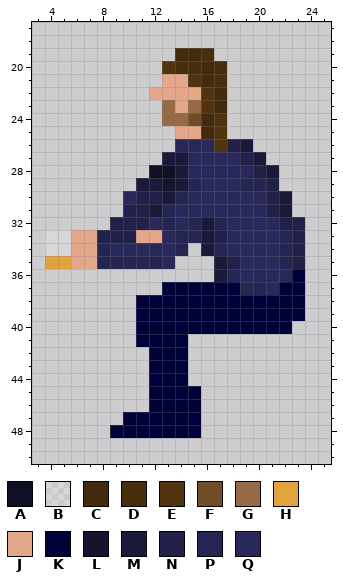
Pixel-art sprite -- Assets/Backdrops/Kitchen_Imperfect/Things/Joshua_Lebendig.png. Above, as it was before the edit.
The file is 47x51 pixels. Pixels under 10% opacity are left out. Colours within 5 levels of each other are drawn and written as one. Shown: x 3..25, y 17..50.
Palette (. is transparent): A #101024  B #ffffff32  C #422a0c  D #492e0e  E #51340f  F #714c29  G #966947  H #e2a33d  J #e5a789  K #000038  L #14142d  M #191939  N #202048  P #252553  Q #28285a
Pixels before, first column x 4:
19 ..........CCD.......
20 .........EDDCD......
21 .........JJECD......
22 ........JJJJEC......
23 .........GJGEC......
24 .........GGFCE......
25 ..........JJCE......
26 ..........QQQENM....
27 .........MMQQQQNM...
28 ........AAMQQQQQNM..
29 .......MMLMPQQQPPN..
30 ......QNNMPQQQQQQNM.
31 ......NNMPQQQQQQQNM.
32 .....NNNQPQPMPQQQQNN
33 BBJJNNNJJQPPMNQQQQPN
34 BBJJPQQQQQP.MPQQQQPN
35 HHJJPPPPPQ...MNQQQPN
36 .............MPQQQQK
37 .........KKKKKKPPQKK
38 .......KKKKKKKKKKKKK
39 .......KKKKKKKKKKKKK
40 .......KKKKKKKKKKKK.
41 .......KKKK.........
42 ........KKK.........
43 ........KKK.........
44 ........KKK.........
45 ........KKKK........
46 ........KKKK........
47 ......KKKKKK........
48 .....KKKKKKK........
And afterwards:
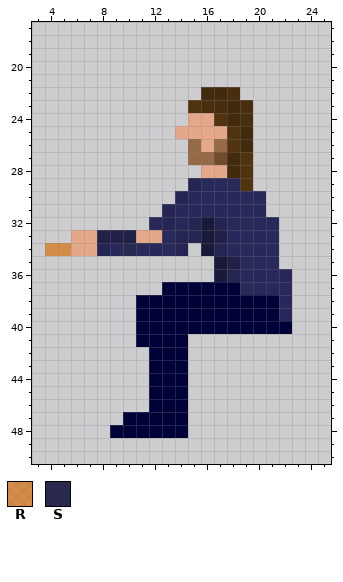
Colours new in this view: R #d57213b6  S #202048f1
Diff:
Colour C is added in rows 23 to 24 at x 18; in row 25 at x 19.
Colour C replaces colour E in row 22 at x 16.
Colour C replaces colour M in row 26 at x 19.
Colour C replaces colour Q in rows 27 to 28 at x 18.
Colour D is added in row 22 at x 18; in rows 23 to 24 at x 19.
Colour D replaces colour C in row 23 at x 17.
Colour D replaces colour E in row 23 at x 16.
Colour E is added in row 25 at x 18.
Colour E replaces colour G in row 23 at x 15.
Colour E replaces colour N in row 26 at x 18; in row 27 at x 19.
Colour E replaces colour P in row 29 at x 19.
Colour E replaces colour Q in row 28 at x 19.
Colour F replaces colour Q in row 27 at x 17.
Colour G replaces colour E in row 26 at x 17.
Colour G replaces colour Q in row 26 at x 15; in row 27 at x 15 to 16.
Colour J replaces colour C in rows 24 to 25 at x 16.
Colour J replaces colour E in row 25 at x 17.
Colour J replaces colour F in row 24 at x 15.
Colour J replaces colour Q in row 26 at x 16; in row 28 at x 16 to 17.
Colour Q replaces colour K in rows 37 to 39 at x 22.
Colour Q replaces colour P in row 37 at x 19 to 20.
Colour R replaces colour B in row 34 at x 4 to 5.
Colour S replaces colour Q in row 34 at x 10.
The author cleared colour A in row 28 at x 12 to 13.
The author cleared colour B in row 33 at x 4 to 5.
The author cleared colour C in row 19 at x 14 to 15; in rows 20 to 21 at x 16.
The author cleared colour D in row 19 at x 16; in row 20 at x 14 to 15 and 17; in row 21 at x 17.
The author cleared colour E in row 20 at x 13; in row 21 at x 15.
The author cleared colour G in row 23 at x 13; in row 24 at x 13 to 14.
The author cleared colour H in row 35 at x 4 to 5.
The author cleared colour J in row 21 at x 13 to 14; in row 22 at x 12 to 15; in row 23 at x 14; in row 35 at x 6 to 7.
The author cleared colour K in rows 36 to 39 at x 23; in rows 45 to 48 at x 15.
The author cleared colour L in row 29 at x 13.
The author cleared colour M in row 27 at x 13 to 14 and 20; in row 28 at x 14 and 21; in row 29 at x 11 to 12 and 14; in row 30 at x 13 and 22; in row 31 at x 12 and 22.
The author cleared colour N in row 28 at x 20; in row 29 at x 21; in row 30 at x 11 to 12 and 21; in row 31 at x 10 to 11 and 21; in row 32 at x 9 to 11 and 22 to 23; in rows 33 to 35 at x 23.
The author cleared colour P in row 29 at x 20; in rows 33 to 34 at x 22; in row 35 at x 8 to 12 and 22.
The author cleared colour Q in row 26 at x 14; in row 28 at x 15; in row 30 at x 10; in row 35 at x 13.
Where, in picture pixels (left, top, right, bottom), the same in both pictures:
changed: (45, 48, 305, 321)
erased: (188, 386, 201, 438)
